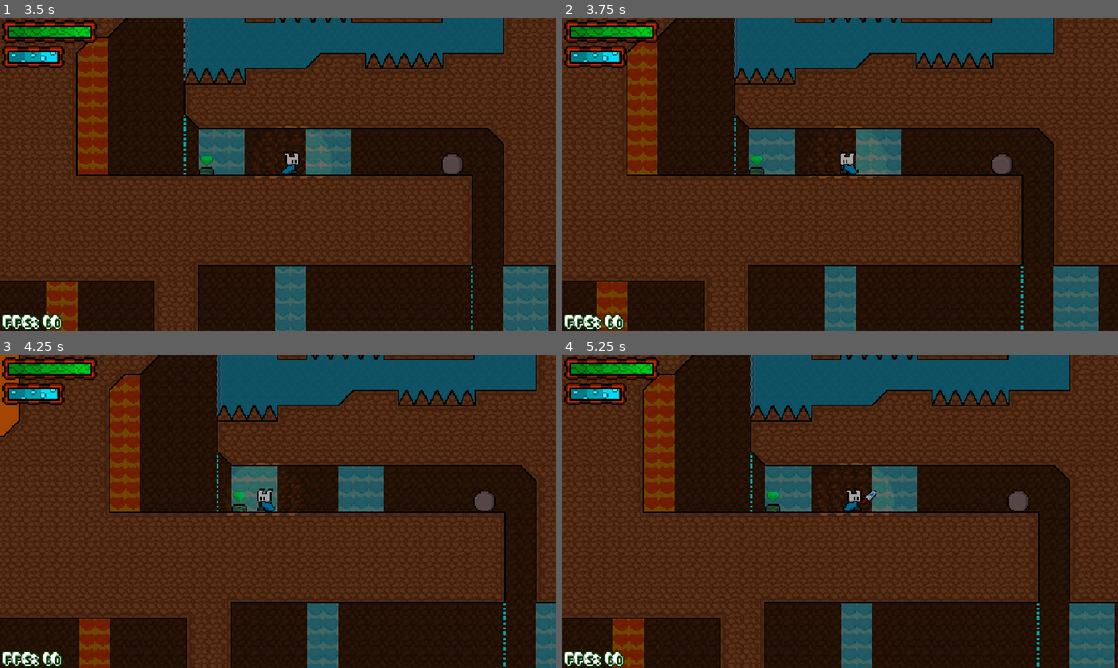
Above: before the commit, frames 1-4 (two rows, left to right).
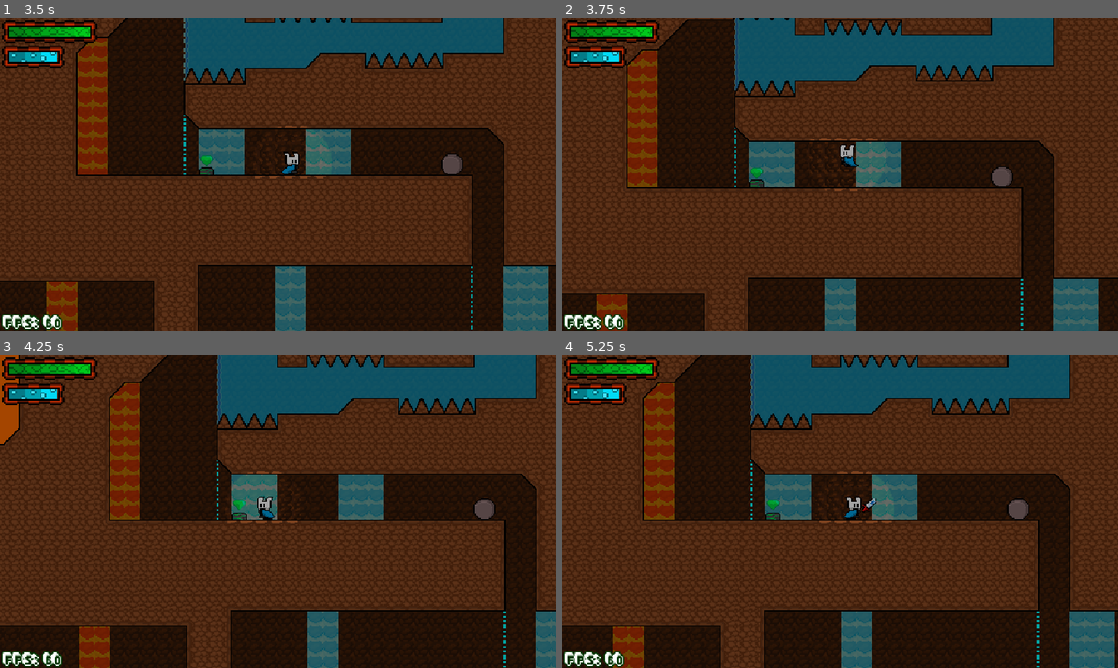
Above: after the commit, the same moments.

Repository: Mokkeyo/The-Game-With-No-Name
Game: Godot game, scene res://Scenes/game_loader.tscn
Same seed, same stepped clock (60 frames per second), same inputs: the game is played once before the commit and once after it. Sound files missing from this copy of the repository are replaced by a short silence.
Inputs (mouse positions are in pixels of both pictures, inside the frame that each line leads up to):
- Up to frame 1 (3.5 s): tap Enter at 0.5 s; move the mouse to (400, 158) at 0.52 s; hold D (player1_right) 0.53-1.25 s; tap Up (player2_jump) at 0.6, 0.77, 1.07, 3.02, 3.05, 3.32 s; click (400, 158) at 0.67 s; click "Story Mode" at 1.25 s; click "New Game" at 2 s; move the mouse to (166, 190) at 2.77 s; hold D (player1_right) from 2.78 s (still down); tap C (copy) at 2.85 s
- Up to frame 2 (3.75 s): move the mouse to (895, 105) at 3.52 s; release D (player1_right) at 3.53 s; hold A (player1_left) from 3.53 s (still down); tap Space (enter) at 3.6 s
- Up to frame 3 (4.25 s): keep holding A (player1_left); tap Up (player2_jump) at 3.8 s
- Up to frame 4 (5.25 s): move the mouse to (812, 574) at 4.27 s; release A (player1_left) at 4.28 s; hold D (player1_right) from 4.28 s (still down); tap E (erease) at 4.35 s; click (812, 574) at 4.42 s; tap Up (player2_jump) at 4.52, 4.55, 4.82 s; move the mouse to (1006, 558) at 5.02 s; click (1006, 558) at 5.1 s

Frame 1 is identical in both runs. In frame 2, 28% of the frame differs, in the area x 0-100%, y 0-100%; in frame 3, 23%; in frame 4, 24%.

Commit message:
fixing jump

Diff:
--- a/Player/Scenes/player_1.tscn
+++ b/Player/Scenes/player_1.tscn
@@ -178,6 +178,7 @@
 platform_floor_layers = 1
 script = ExtResource("1_y8o1x")
 resetComp = NodePath("ResetComponent")
+currentPlayer = null
 
 [node name="PointLight2D" parent="." instance=ExtResource("7")]
 visible = false
--- a/Player/Scripts/player_script.gd
+++ b/Player/Scripts/player_script.gd
@@ -48,7 +48,6 @@
 var otherPlayer: int
 
 var can_doublejump: bool = false
-var is_jumping: bool = false
 var is_alive: bool = true
 var knockback_on: bool = false
 var knockback: Vector2 = Vector2.ZERO
@@ -87,7 +86,7 @@
 func connect_signals() -> void:
 	HealthComponent.value_changed.connect(on_value_changed)
 	HealthComponent.died.connect(respawn)
-	Hitbox.damage_dealth.connect(jumpComponent.jump.bind(1))
+	Hitbox.damage_dealth.connect(jump.bind(1))
 	HealthComponent.setKnockback.connect(do_knockback.bind(HealthComponent.knockbackDuration, HealthComponent.knockbackDirection))
 	resetComp.resetting_stats.connect(enable_player)
 
@@ -121,8 +120,8 @@
 		apply_gravity(delta)
 
 	if on_ceiling:
-		if is_jumping:
-			is_jumping = false
+		if jumpComponent.is_jumping:
+			jumpComponent.is_jumping = false
 
 	if ( on_ceiling or is_on_wall() ) and knockback_on:
 		knockback_on = false
@@ -282,10 +281,12 @@
 
 	if buffered_jump and on_floor:
 		jumpComponent.jump(1)
-		return
-
-	if C.released(C.jump, currentPlayer) and not lavaWaterDetector.inWater and is_jumping:
+		print("buffered jump")
+		return
+
+	if C.released(C.jump, currentPlayer) and not lavaWaterDetector.inWater and jumpComponent.is_jumping:
 		jumpComponent.jump_cut(-100)
+		print("jump cut")
 		return
 
 	if C.just_pressed(C.jump, currentPlayer):
@@ -294,17 +295,19 @@
 
 		if on_floor or not coyoteTimer.is_stopped() or lavaWaterDetector.inWater or grabZone.rope_part:
 			jumpComponent.jump(1)
+			print("jump")
 			return
 
 		if next_to_wall():
 			var direction: int = (int(next_to_left_wall()) - int(next_to_right_wall()))
 			do_walljump(false if direction == 1 else true, 0.25, Vector2(direction * 2.5,-3) * 65)
+			print("wall jump")
 			return
 
 		if can_doublejump and coyoteTimer.is_stopped():
-			jumpComponent.jump(0.5)
+			jumpComponent.jump(0.8)
 			can_doublejump = false
-
+			print("double_jump")
 
 #func do_jump() -> void:
 #	can_doublejump = true
@@ -388,7 +391,7 @@
 
 func enable_player() -> void:
 	is_alive = true
-	is_jumping = false
+	jumpComponent.is_jumping = false
 	islaunching = false
 	grabZone.rope_part = null
 	grabZone.can_grab = true
--- a/Scripts/jump_component.gd
+++ b/Scripts/jump_component.gd
@@ -9,6 +9,7 @@
 @export var body: CharacterBody2D
 @export var waterDetector: LavaWaterDetector
 @export var grabZone: GrabZone
+
 
 var is_jumping: bool = false
 
@@ -24,10 +25,10 @@
 func jump(multiplikator: float) -> void:
 	is_jumping = true
 
-	if not (waterDetector or waterDetector.inWater):
+	if not waterDetector or not waterDetector.inWater:
 		velocity.y = -JUMP_POWER * multiplikator
 	else:
-		velocity.y = WATER_JUMP * multiplikator
+		velocity.y = -WATER_JUMP * multiplikator
 
 	if grabZone or grabZone.rope_part:
 		grabZone.rope_part = null
